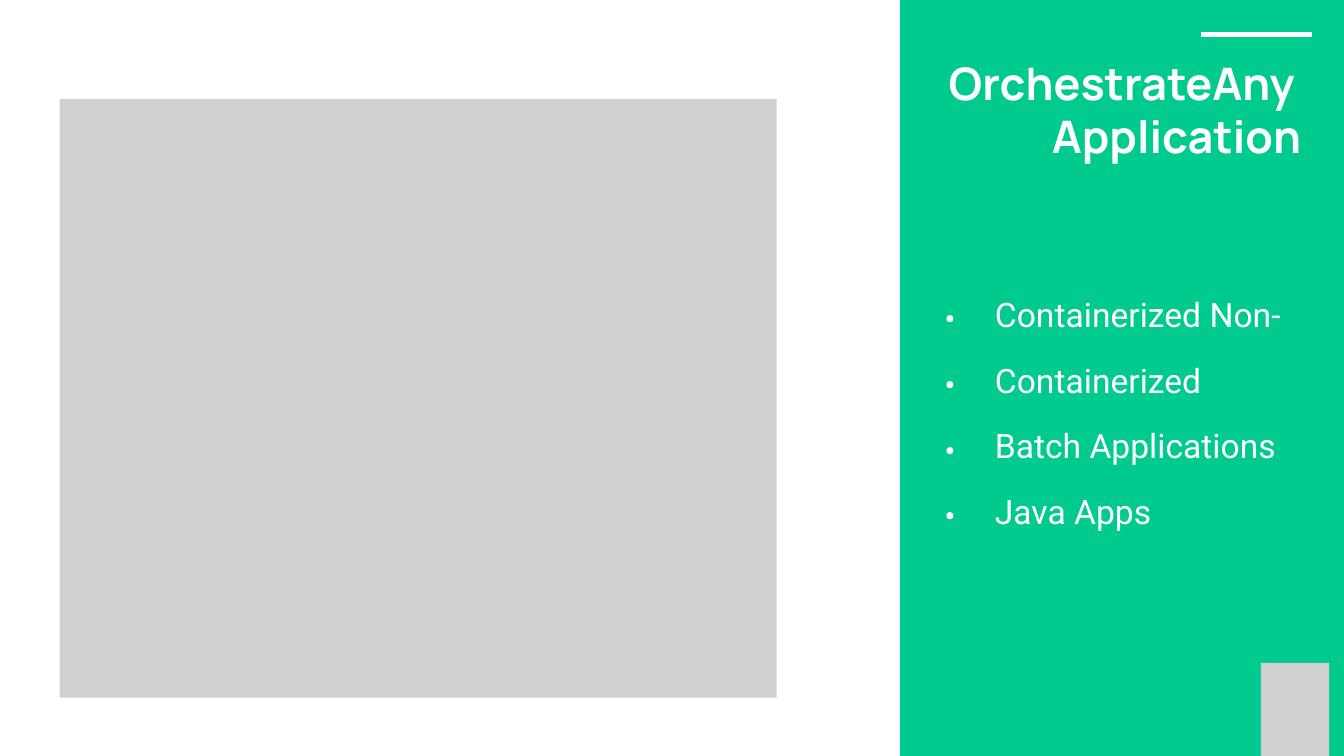
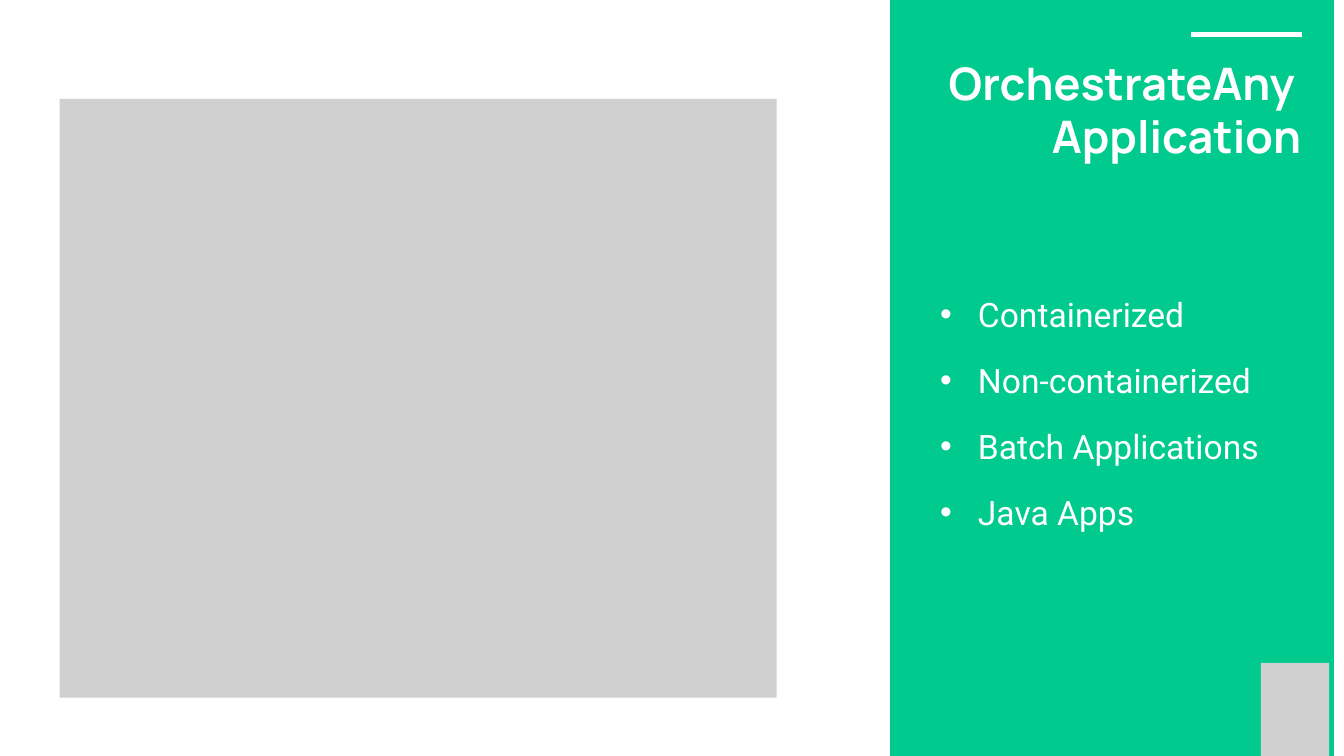
Before and after one commit to sahil7879/nomad-training, a slide deck: slide 4 of 1-Nomad+Introduction.pptx. Drawn at 1344x756 pixels with LibreOffice and Linux fonts; fonts in the diff are those of the drawing; grey boxes stand for pictures; background and template pictures are left out. Boxes give left, top, right and bottom in pixels: in the first picture for what was removed or moved away, otherwise in the second. Text is boxed around its words. In the diff, an @@ line names an element or a change of style, - is before the commit and + after.

```diff
--- a/1-Nomad+Introduction.pptx
+++ b/1-Nomad+Introduction.pptx
@@ freeform shape: place and size @@
-freeform shape at [900, 0, 1344, 756]
+freeform shape at [890, 0, 1335, 756]
@@ freeform shape: place and size @@
-freeform shape at [1201, 32, 1312, 37]
+freeform shape at [1192, 32, 1303, 37]
@@ text removed at [945, 272, 957, 528] @@
-• • • •
@@ text at [978, 301, 1259, 532]: text changed @@
-Containerized Non-Containerized Batch Applications Java Apps
+• Containerized
+• Non-containerized
+• Batch Applications
+• Java Apps
```
Also in this commit, not shown: 16 other slides changed, 2 other files.
